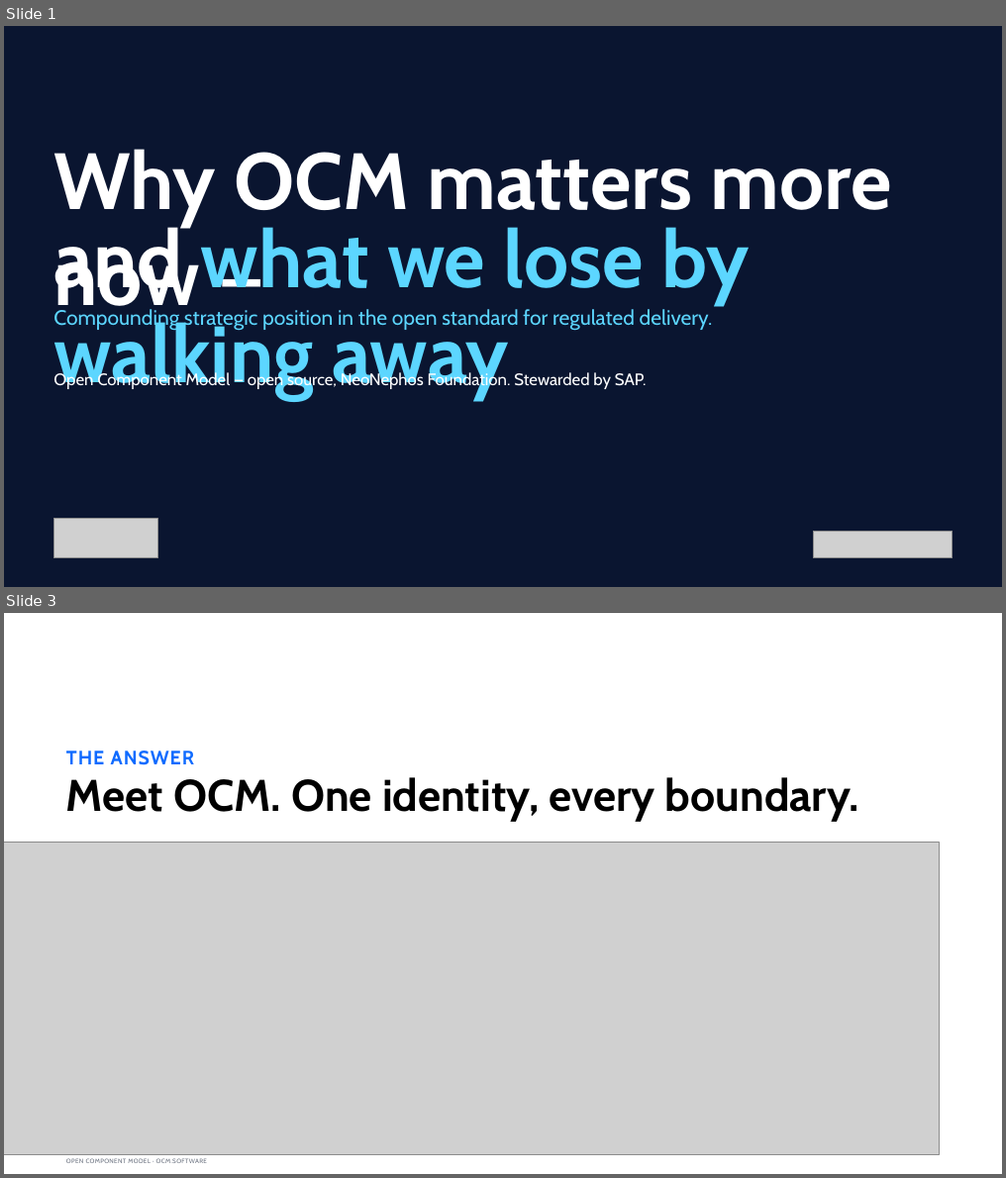
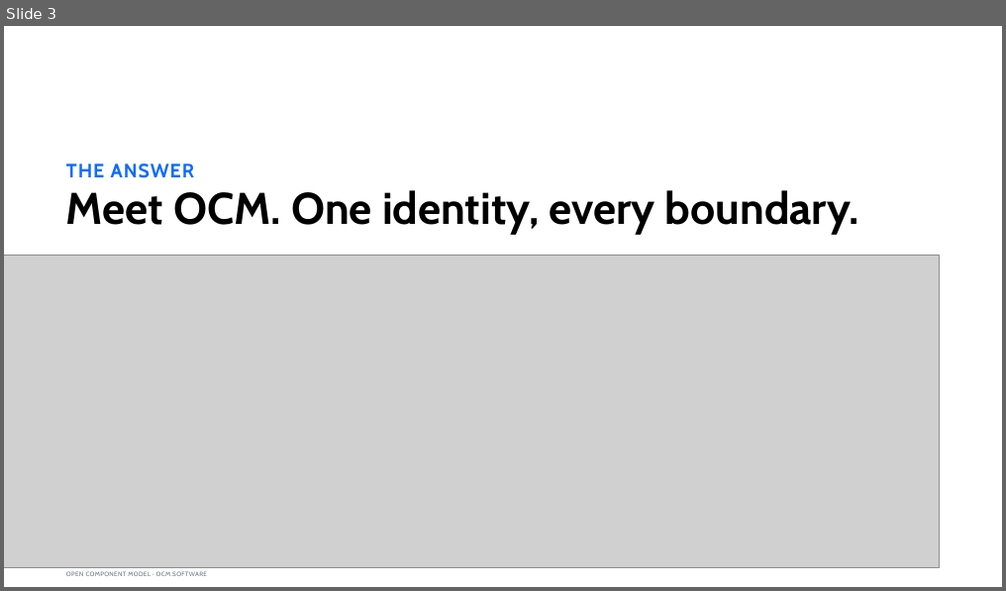
Before and after one commit to morri-son/open-component-model, a slide deck: docs/community/marketing/decks/exec-phase1/OCM-Sovereign-Delivery-Internal-Sponsor.pptx. Shown one above the other, each under a label of ours: slides 1 and 3 before the commit, slide 3 after it; the slides between them are not shown. The pictures are 1006x1178 and 1006x591 pixels, drawn with LibreOffice and Linux fonts; fonts in the diff are those of the drawing; grey boxes stand for pictures; background and template pictures are left out. Boxes give left, top, right and bottom in pixels: in the first picture for what was removed or moved away, otherwise in the second. Text is boxed around its words. In the diff, an @@ line names an element or a change of style, - is before the commit and + after.

```diff
--- a/docs/community/marketing/decks/exec-phase1/OCM-Sovereign-Delivery-Internal-Sponsor.pptx
+++ b/docs/community/marketing/decks/exec-phase1/OCM-Sovereign-Delivery-Internal-Sponsor.pptx
@@ slide 1 removed at (4,26,1002,587), background picture (left out) @@
@@ title removed at (54,149,891,322) @@
-Why OCM matters more now —
@@ text removed at (54,224,748,400) @@
-and what we lose by walking away
@@ text removed at (54,309,713,331) @@
-Compounding strategic position in the open standard for regulated delivery.
@@ text removed at (54,372,647,389) @@
-Open Component Model — open source, NeoNephos Foundation. Stewarded by SAP.
@@ picture removed at (54,519,157,559) @@
@@ picture removed at (813,531,952,558) @@
```
Also in this commit, not shown: 4 slides changed, 1 slide added, 10 other files.
